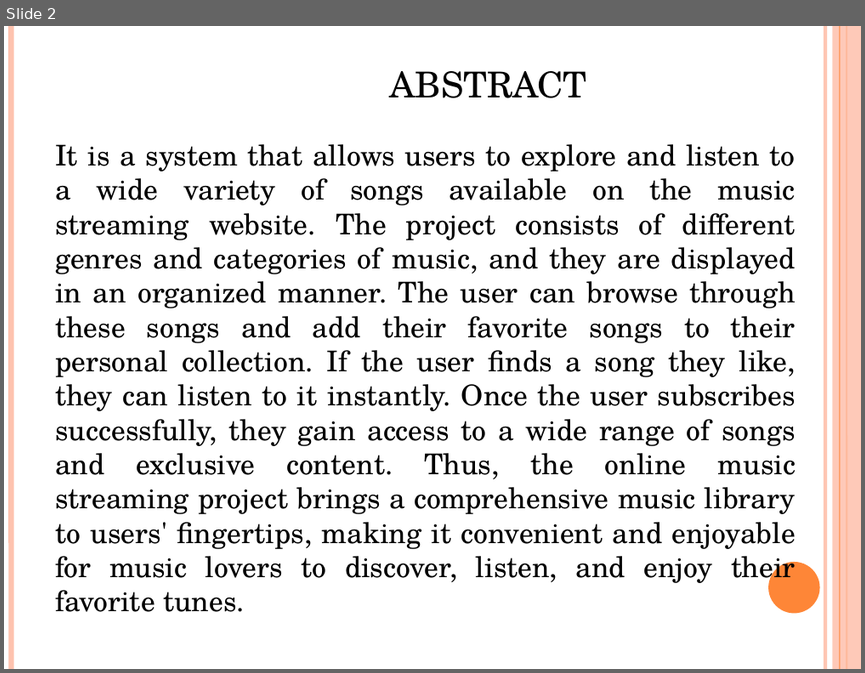
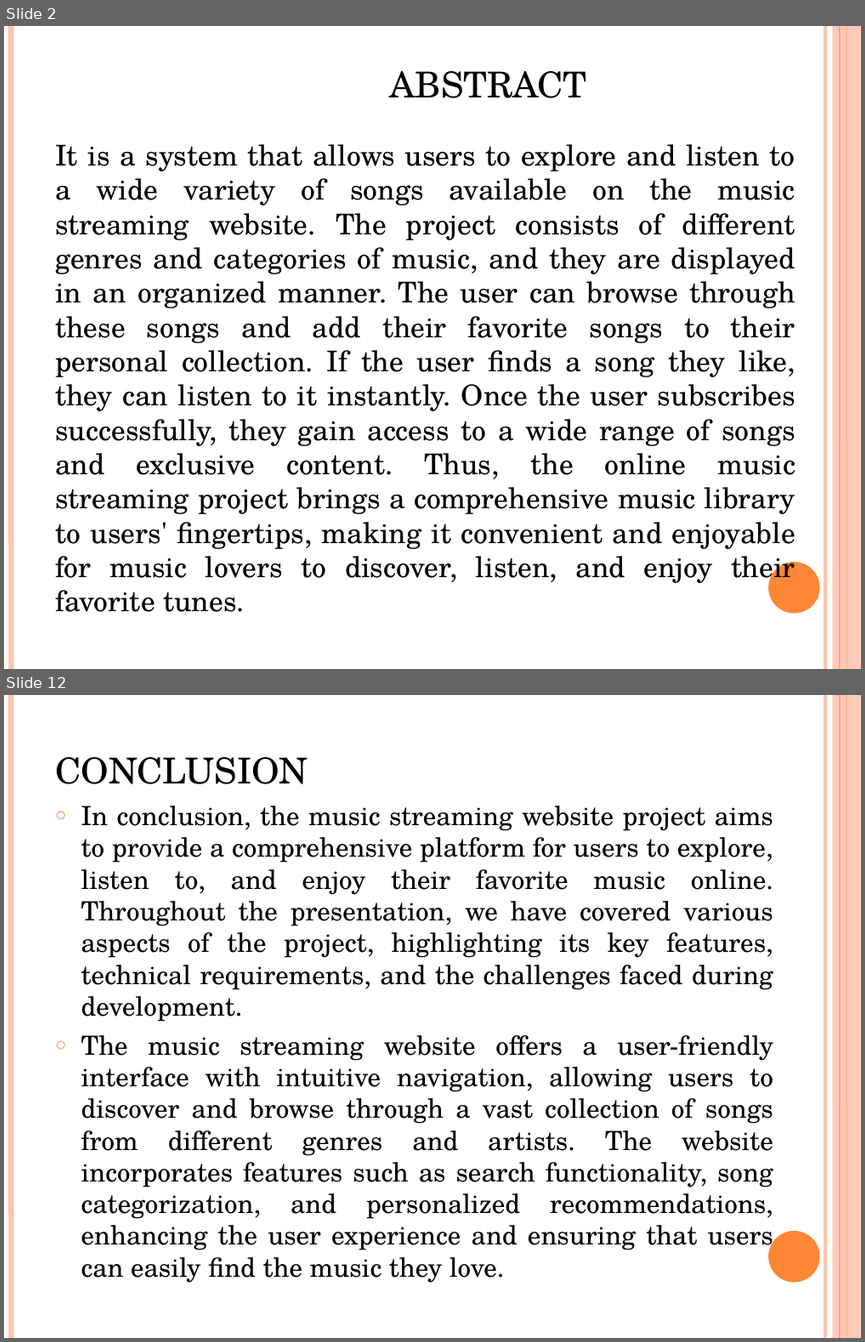
Before and after one commit to jarinadevasia/music-streaming-app, a slide deck: MUSIC STREAMING WEBSITE.pptx. Shown one above the other, each under a label of ours: slide 2 before the commit, slides 2 and 12 after it; the slides between them are not shown. The pictures are 865x673 and 865x1342 pixels, drawn with LibreOffice and Linux fonts; fonts in the diff are those of the drawing. Boxes give left, top, right and bottom in pixels: in the first picture for what was removed or moved away, otherwise in the second. Text is boxed around its words. In the diff, an @@ line names an element or a change of style, - is before the commit and + after.

```diff
--- a/MUSIC STREAMING WEBSITE.pptx
+++ b/MUSIC STREAMING WEBSITE.pptx
@@ slide 12 added at [4,695,861,1338], background #FFFFFF; not listed: 6 template elements that a slide beside it also shows @@
@@ title added at [55,757,308,784], 30 pt, text #000000, small capitals @@
+CONCLUSION
@@ text added at [81,805,773,1282], 22.2 pt, text #000000 @@
+○ In conclusion, the music streaming website project aims to provide a comprehensive platform for users to explore, listen to, and enjoy their favorite music online. Throughout the presentation, we have covered various aspects of the project, highlighting its key features, technical requirements, and the challenges faced during development.
+○ The music streaming website offers a user-friendly interface with intuitive navigation, allowing users to discover and browse through a vast collection of songs from different genres and artists. The website incorporates features such as search functionality, song categorization, and personalized recommendations, enhancing the user experience and ensuring that users can easily find the music they love.
```
Also in this commit, not shown: 4 slides changed, 6 other slides added, 2 slides removed.
